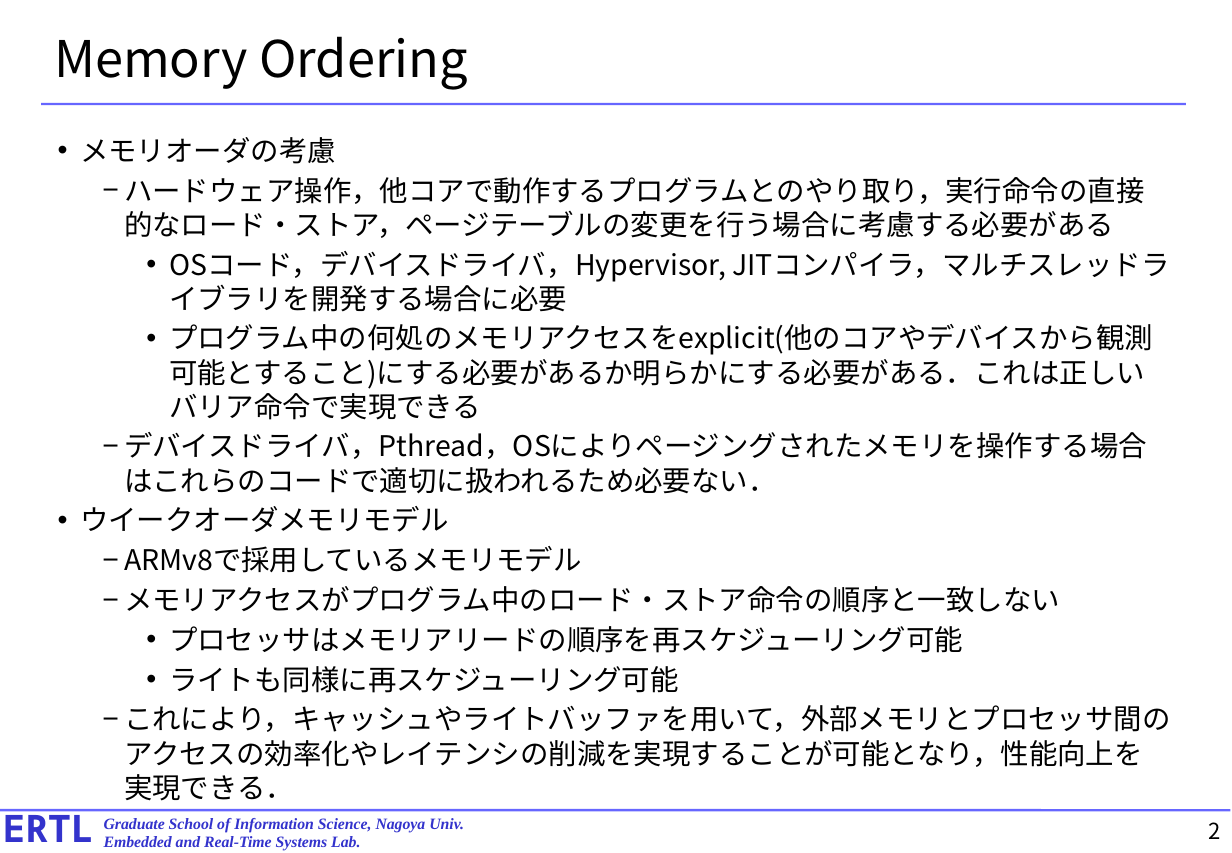
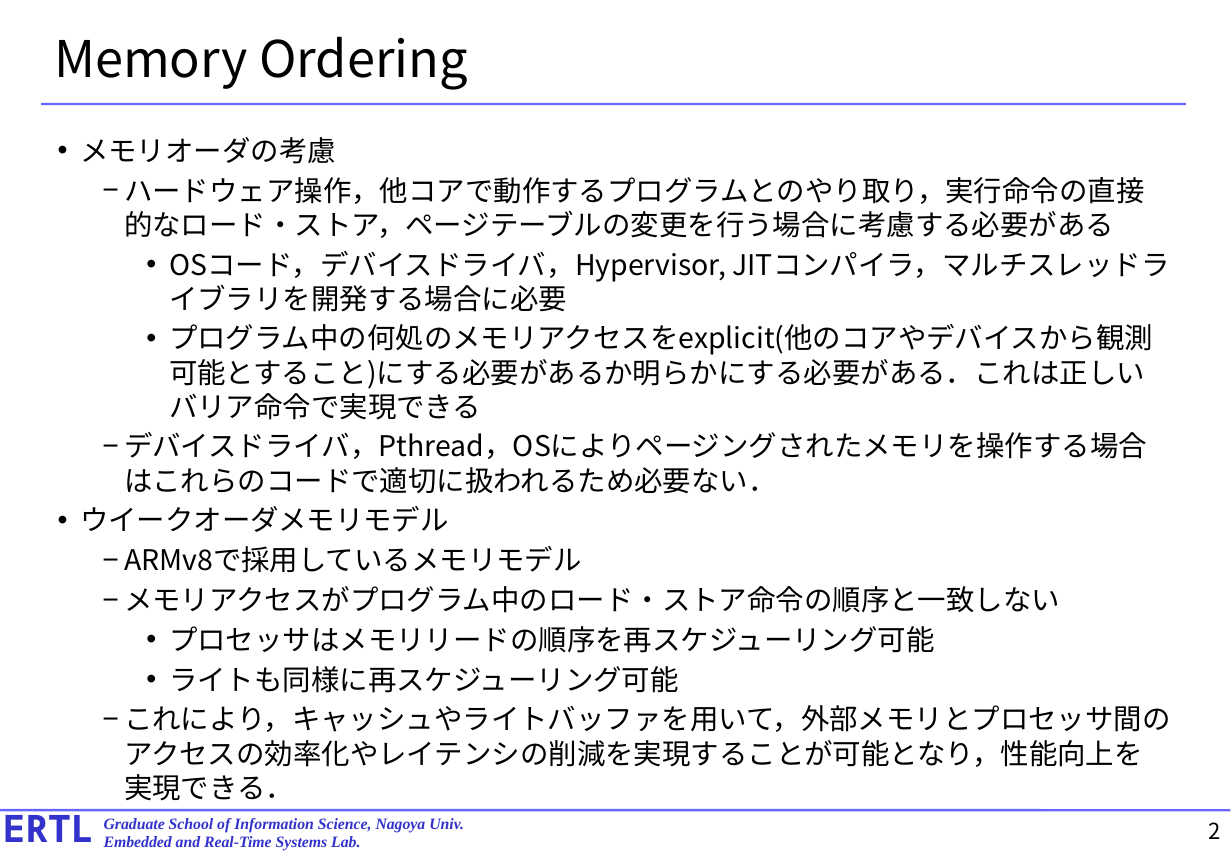
Before and after one commit to exshonda/arm64_basic, a slide deck: slide 2 of text/11.chapter13.pptx. Drawn at 1232x853 pixels with LibreOffice and Linux fonts; fonts in the diff are those of the drawing. Boxes give left, top, right and bottom in pixels: in the first picture for what was removed or moved away, otherwise in the second. Text is boxed around its words. In the diff, an @@ line names an element or a change of style, - is before the commit and + after.

```diff
--- a/text/11.chapter13.pptx
+++ b/text/11.chapter13.pptx
@@ text at <box>169,626,935,653</box>: text changed @@
-    • プロセッサはメモリアリードの順序を再スケジューリング可能
+    • プロセッサはメモリリードの順序を再スケジューリング可能
```
Also in this commit, not shown: 5 other slides changed, 1 other file.
